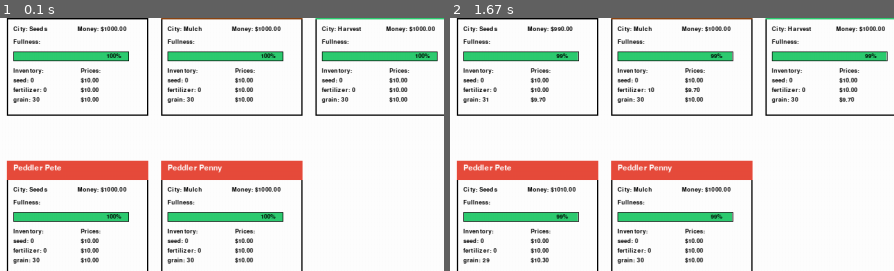
Above: before the commit, frames 1-2 (left to right).
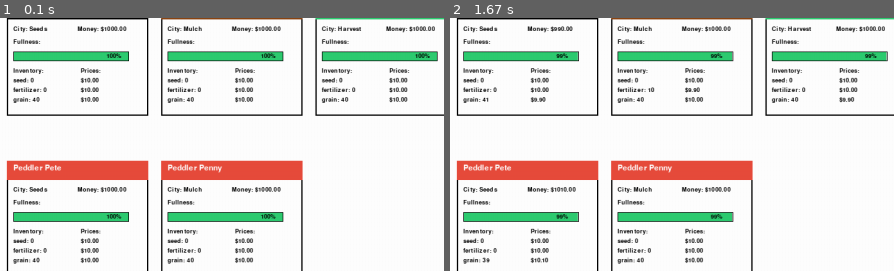
Above: after the commit, the same moments.

Repository: KentShikama/economy-simulator
Game: pygame game, started from economy-simulator-gui/pygame_gui.py
The game is run twice, just before and just after one commit, with the same random seed, the same clock (stepped at 60 frames per second) and the same inputs.
Inputs:
- Up to frame 1 (0.1 s): no input
- Up to frame 2 (1.67 s): click "Step" at 0.38 s; hold Up 0.67-1.13 s; tap 3 at 0.82 s; hold Down 1.17-1.47 s; tap 4 at 1.32 s; hold Up from 1.5 s (still down); tap 1 at 1.65 s
The pictures show only the part of the screen within x 0-50%, y 10-60%; the shares and areas given below are measured in that part.

The runs differ from the first frame. In frame 1, less than 0.1% of the frame differs, in the area x 7-78%, y 31-97%; in frame 2, 0.1%, in the area x 7-91%, y 27-97%.

Commit message:
20k+ stable for 5 agents

Diff:
--- a/economy-simulator-gui/agents.py
+++ b/economy-simulator-gui/agents.py
@@ -9,7 +9,7 @@
 FULLNESS_ADDITION = 20
 
 # Price adjustment constants
-PRICE_ADJUSTMENT_RATE = 0.03
+PRICE_ADJUSTMENT_RATE = 0.01
 
 # Peddler inventory limit
 MAX_INVENTORY_PEDDLER = 50
@@ -41,7 +41,7 @@
     grid_x: int = 0
     grid_y: int = 0
     fullness: int = 100
-    inventory: Dict[str, int] = field(default_factory=lambda: {'seed': 0, 'fertilizer': 0, 'grain': 30})
+    inventory: Dict[str, int] = field(default_factory=lambda: {'seed': 0, 'fertilizer': 0, 'grain': 40})
     prices: Dict[str, float] = field(default_factory=lambda: {'seed': 10, 'fertilizer': 10, 'grain': 10})
 
     def update_position(self, grid: Grid):
@@ -154,7 +154,7 @@
         for i, action in enumerate(actions):
             if action == "consume_grain":
                 if self.inventory["grain"] > 0:
-                    weights[i] = max(0, 80 - self.fullness, 1000 if self.fullness < 20 else 0)
+                    weights[i] = max(0, 80 - self.fullness, 9999 if self.fullness < 50 else 0)
             elif action == "buy_grain":
                 other_people_in_city_with_grain = [person for person in other_people_in_city if
                                                    person.inventory["grain"] > 0]
@@ -199,7 +199,7 @@
         for i, action in enumerate(actions):
             if action == "consume_grain":
                 if self.inventory["grain"] > 0:
-                    weights[i] = max(0, 80 - self.fullness, 1000 if self.fullness < 20 else 0)
+                    weights[i] = max(0, 80 - self.fullness, 9999 if self.fullness < 50 else 0)
             elif action == "buy_grain":
                 other_people_in_city_with_grain = [person for person in other_people_in_city if
                                                    person.inventory["grain"] > 0]
@@ -251,7 +251,7 @@
         for i, action in enumerate(actions):
             if action == "consume_grain":
                 if self.inventory["grain"] > 0:
-                    weights[i] = max(0, 80 - self.fullness, 1000 if self.fullness < 20 else 0)
+                    weights[i] = max(0, 80 - self.fullness, 9999 if self.fullness < 50 else 0)
             elif action == "buy_seed":
                 other_people_in_city_with_seed = [person for person in other_people_in_city if
                                                    person.inventory["seed"] > 0]
@@ -323,7 +323,7 @@
         for i, action in enumerate(actions):
             if action == "consume_grain":
                 if self.inventory["grain"] > 0:
-                    weights[i] = max(0, 80 - self.fullness, 1000 if self.fullness < 20 else 0)
+                    weights[i] = max(0, 80 - self.fullness, 9999 if self.fullness < 50 else 0)
             elif 'buy' in action and self.city is not None:  # Can only buy in cities
                 item = action.split('_')[1]
                 other_people_in_city_with_item = [person for person in other_people_in_city if
